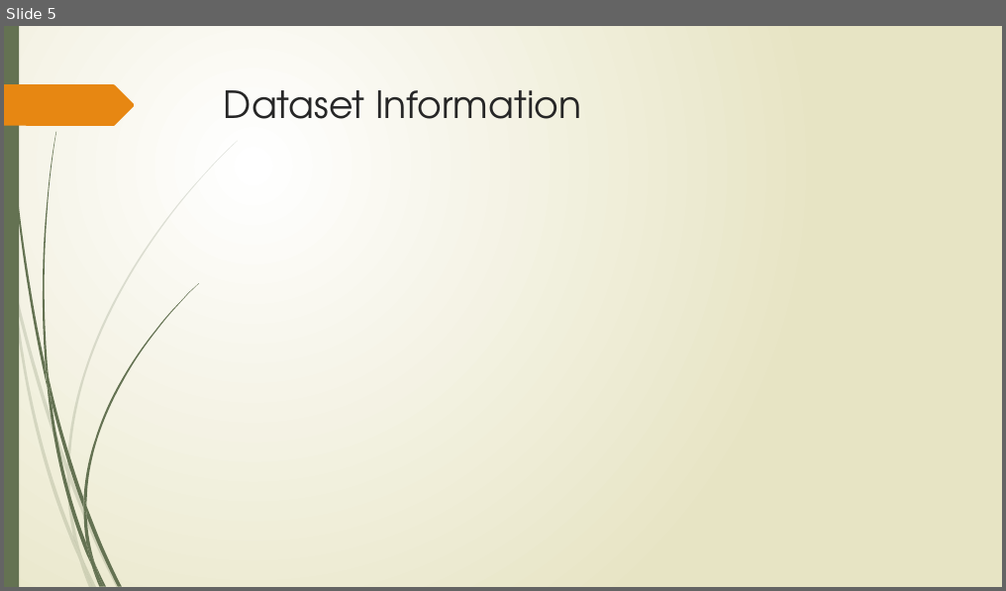
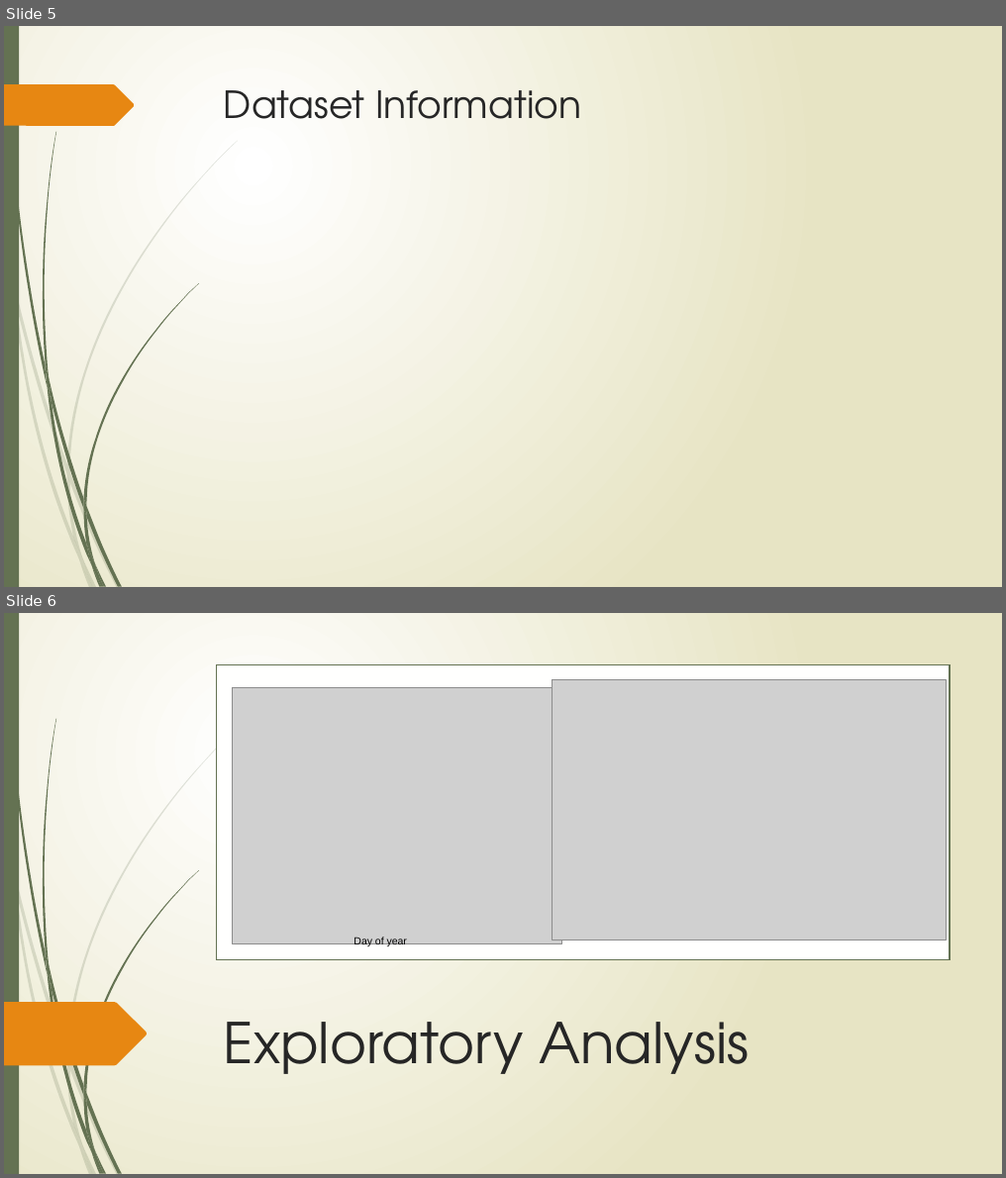
Before and after one commit to forkhala/Hydrologic_Data_Analysis_Final_Proj, a slide deck: TeamDocs/Examining the Hydrologic Properties of the Missouri River.pptx. Shown one above the other, each under a label of ours: slide 5 before the commit, slides 5 and 6 after it. The pictures are 1006x591 and 1006x1178 pixels, drawn with LibreOffice and Linux fonts; fonts in the diff are those of the drawing; grey boxes stand for pictures. Boxes give left, top, right and bottom in pixels: in the first picture for what was removed or moved away, otherwise in the second. Text is boxed around its words. In the diff, an @@ line names an element or a change of style, - is before the commit and + after.

```diff
--- a/TeamDocs/Examining the Hydrologic Properties of the Missouri River.pptx
+++ b/TeamDocs/Examining the Hydrologic Properties of the Missouri River.pptx
@@ slide 6 added at (4, 613, 1002, 1174), background gradient #FFFFFF to #E8E6C4; not listed: 11 template elements that a slide beside it also shows @@
@@ rectangle added at (4, 613, 1002, 1174), fill gradient #FFFFFF to #E8E6C4 @@
@@ rectangle added at (4, 613, 19, 1174), fill #647252 @@
@@ freeform shape added at (6, 613, 47, 973), fill #647252 @@
@@ rectangle added at (216, 664, 949, 960), fill #FFFFFE, outline #647252 1 pt @@
@@ picture added at (232, 688, 561, 944) @@
@@ picture added at (552, 679, 945, 940) @@
@@ text added at (353, 937, 407, 948), 10 pt, text #000000 @@
+Day of year
@@ freeform shape added at (4, 967, 147, 1031), fill #E78712 @@
@@ freeform shape added at (4, 1002, 147, 1065), fill #E78712 @@
@@ title added at (224, 1022, 748, 1074), 54 pt, text #262626 @@
+Exploratory Analysis
@@ group added at (4, 728, 238, 1174): 10 freeform shapes @@
@@ group added at (4, 728, 238, 1174): 10 freeform shapes @@
@@ group added at (6, 613, 199, 1174): 12 freeform shapes @@
```
Also in this commit, not shown: 1 slide changed, 1 slide removed, 1 other file.
